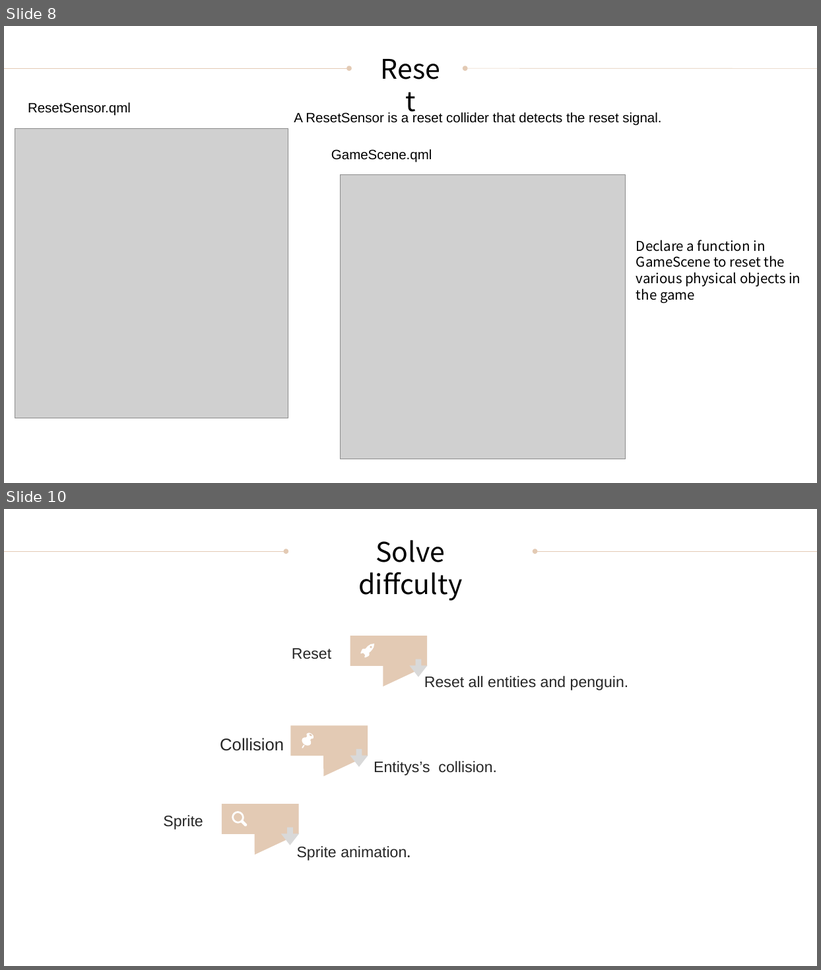
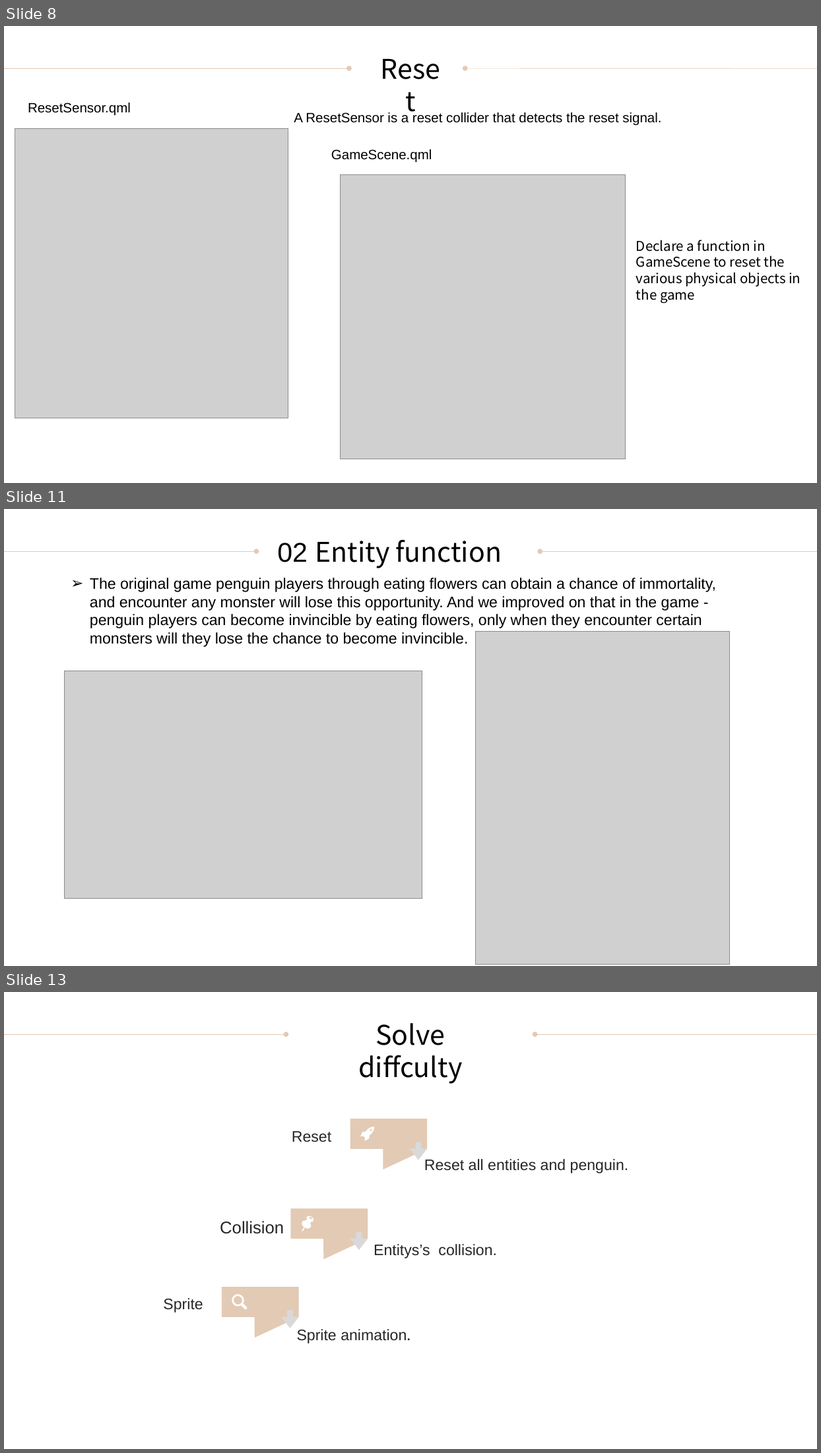
Before and after one commit to furongzhilab/SuperTux, a slide deck: 答辩PPT.pptx. Shown one above the other, each under a label of ours: slides 8 and 10 before the commit, slides 8, 11 and 13 after it; the slides between them are not shown. The pictures are 821x970 and 821x1453 pixels, drawn with LibreOffice and Linux fonts; fonts in the diff are those of the drawing; grey boxes stand for pictures. Boxes give left, top, right and bottom in pixels: in the first picture for what was removed or moved away, otherwise in the second. Text is boxed around its words. In the diff, an @@ line names an element or a change of style, - is before the commit and + after.

```diff
--- a/答辩PPT.pptx
+++ b/答辩PPT.pptx
@@ slide 11 added at <box>4,509,817,966</box>, background #FFFFFF @@
@@ text added at <box>277,539,502,568</box>, 32 pt, text #000000 @@
+02 Entity function
@@ arrow added from (4, 551) to (257, 551), #E3CAB4 0.5 pt @@
@@ arrow added from (817, 551) to (540, 551), #E3CAB4 0.5 pt @@
@@ text added at <box>90,578,716,647</box>, 18 pt, text #000000 @@
+➢ The original game penguin players through eating flowers can obtain a chance of immortality, and encounter any monster will lose this opportunity. And we improved on that in the game - penguin players can become invincible by eating flowers, only when they encounter certain monsters will they lose the chance to become invincible.
@@ picture added at <box>475,631,730,964</box> @@
@@ picture added at <box>65,671,423,899</box> @@
@@ what was slide 10 is now slide 13 @@
```
Also in this commit, not shown: 6 slides changed, 4 other slides added.
